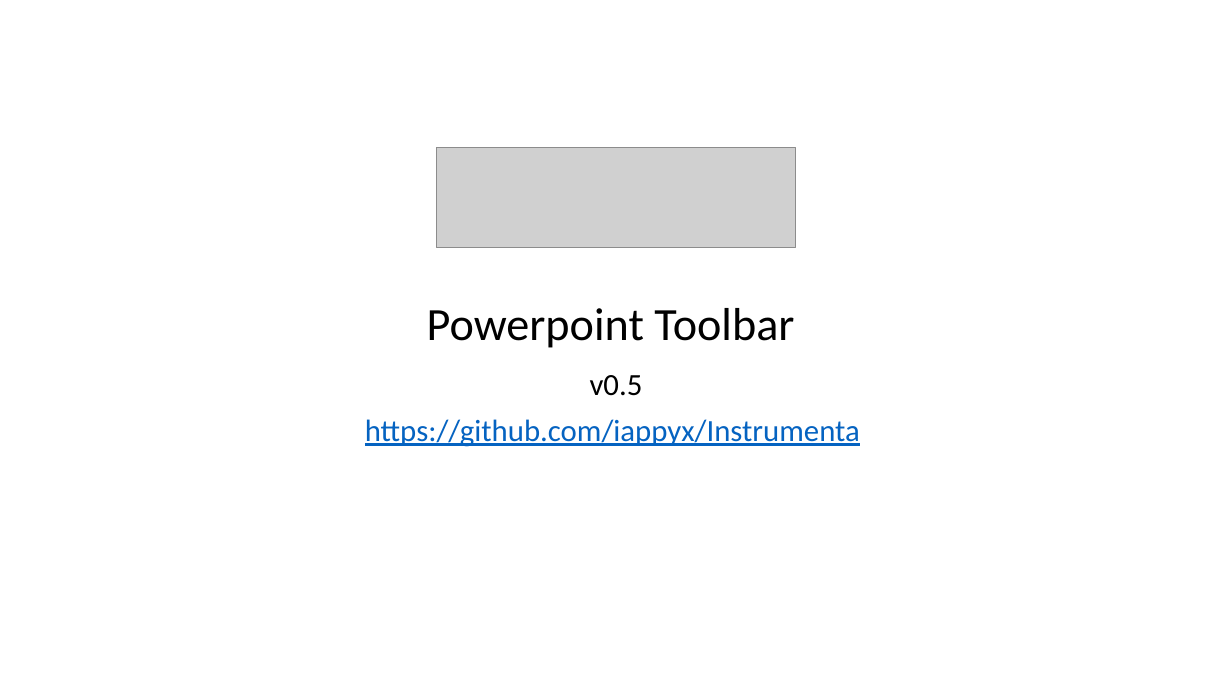
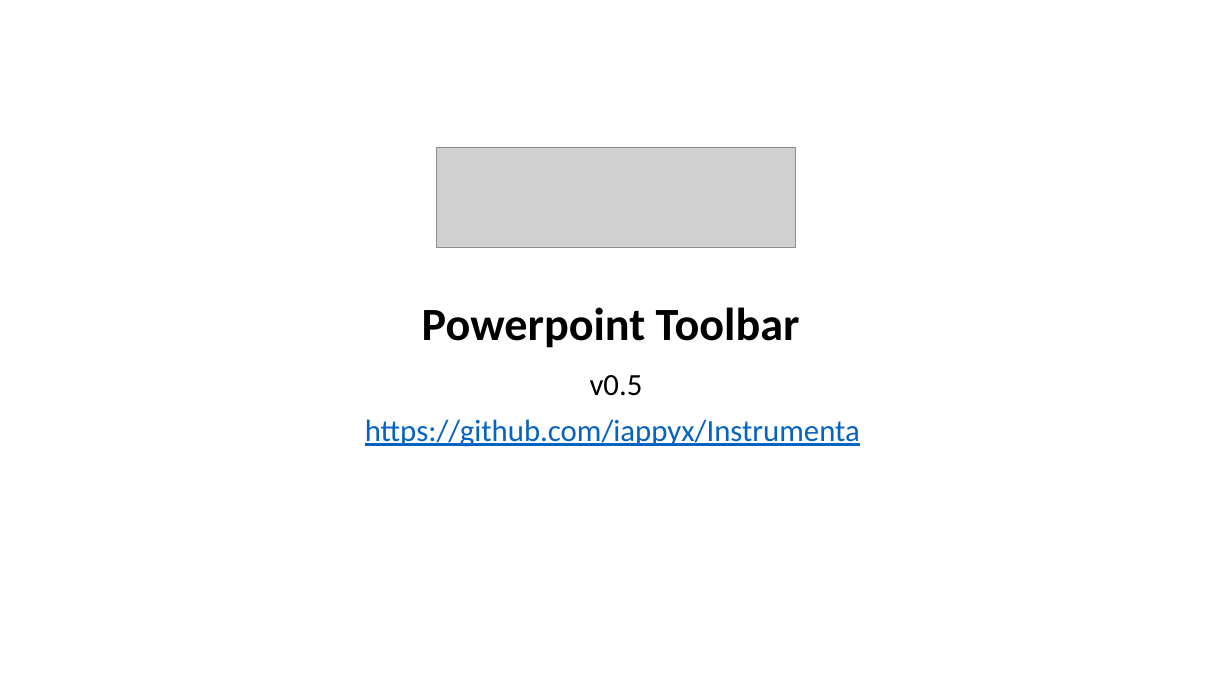
Before and after one commit to iappyx/Instrumenta, a slide deck: slide 1 of src/Instrumenta Powerpoint Toolbar.pptm. Drawn at 1232x693 pixels with LibreOffice and Linux fonts; fonts in the diff are those of the drawing; grey boxes stand for pictures. Boxes give left, top, right and bottom in pixels: in the first picture for what was removed or moved away, otherwise in the second. Text is boxed around its words. In the diff, an @@ line names an element or a change of style, - is before the commit and + after.

```diff
--- a/src/Instrumenta Powerpoint Toolbar.pptm
+++ b/src/Instrumenta Powerpoint Toolbar.pptm
@@ title "Powerpoint Toolbar" at box(422, 307, 800, 348): bold on @@
```
Also in this commit, not shown: 7 other files.
